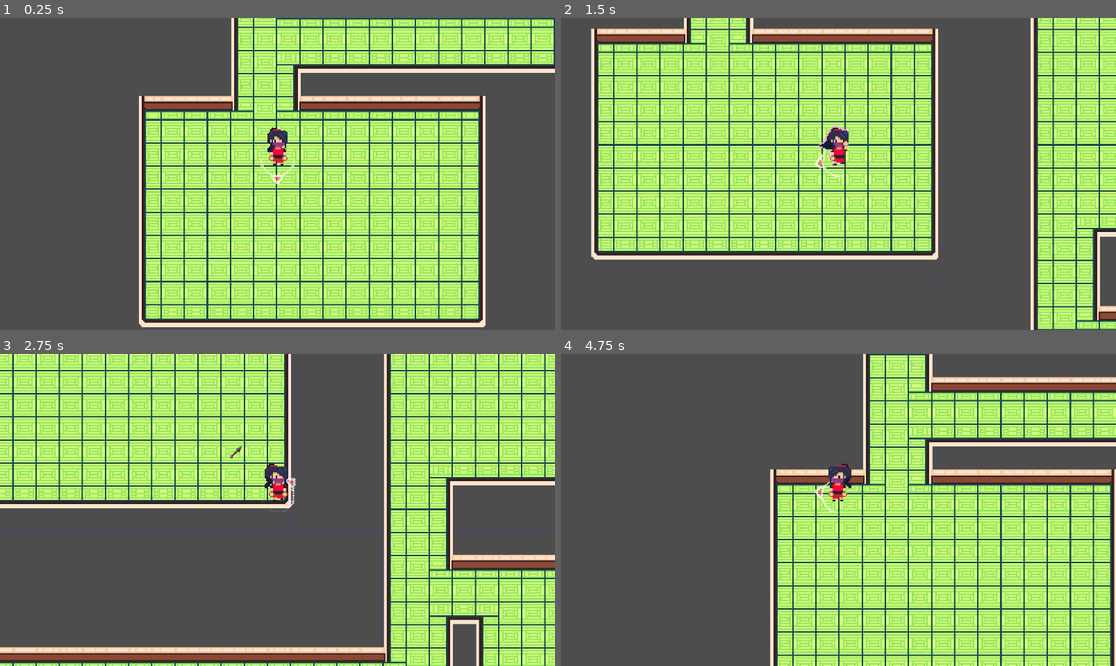
Above: before the commit, frames 1-4 (two rows, left to right).
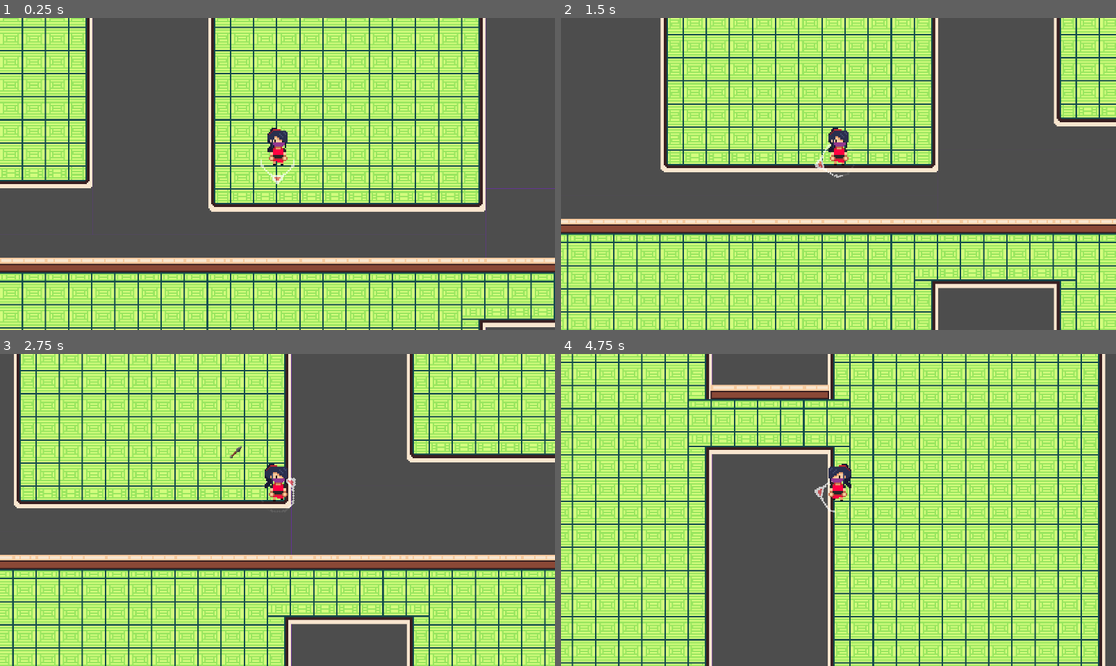
Above: after the commit, the same moments.

Repository: KumiSukka/Project-R
Game: Godot game, scene res://Scene/main.tscn
The game is run twice, just before and just after one commit, with the same random seed, the same clock (stepped at 60 frames per second) and the same inputs.
Inputs (mouse positions are in pixels of both pictures, inside the frame that each line leads up to):
- Up to frame 1 (0.25 s): no input
- Up to frame 2 (1.5 s): tap Enter at 0.5 s; move the mouse to (960, 158) at 0.52 s; press the mouse at (960, 158) at 0.53 s; hold D (right) 0.53-1.28 s; move the mouse to (727, 189) at 1.27 s; release the mouse at (727, 189) at 1.28 s; hold S (down) from 1.28 s (still down); tap Space (dash) at 1.35 s
- Up to frame 3 (2.75 s): move the mouse to (333, 441) at 2.02 s; release S (down) at 2.03 s; press the mouse at (333, 441) at 2.03 s; hold D (right) from 2.03 s (still down)
- Up to frame 4 (4.75 s): move the mouse to (810, 572) at 2.77 s; release D (right) at 2.78 s; release the mouse at (810, 572) at 2.78 s; hold W (up) 2.78-3.53 s; tap Space (dash) at 2.85, 4.35 s; move the mouse to (1005, 556) at 3.52 s; press the mouse at (1005, 556) at 3.53 s; hold A (left) from 3.53 s (still down); move the mouse to (672, 463) at 4.27 s; release the mouse at (672, 463) at 4.28 s

The runs differ from the first frame. In frame 1, 53% of the frame differs, in the area x 0-100%, y 0-100%; in frame 2, 67%; in frame 3, 38%; in frame 4, 79%.

Commit message:
spawnaa nyt eri spotteihin array objektit

Diff:
--- a/Prefab/spawner.tscn
+++ b/Prefab/spawner.tscn
@@ -4,7 +4,7 @@
 [ext_resource type="Script" path="res://Prefab/spawner.gd" id="1_xh0mt"]
 
 [sub_resource type="CircleShape2D" id="CircleShape2D_kjghe"]
-radius = 113.0
+radius = 51.0
 
 [node name="Spawner" type="Area2D"]
 collision_layer = 2
@@ -40,4 +40,5 @@
 
 [node name="SpawnPoint" type="Marker2D" parent="."]
 
+[connection signal="body_entered" from="." to="." method="_on_body_entered"]
 [connection signal="timeout" from="Timer" to="." method="_on_timer_timeout"]
--- a/Scene/EnemyManager.gd
+++ b/Scene/EnemyManager.gd
@@ -7,15 +7,10 @@
 @onready var tilemap = main
 
 
-
 func _ready():
 	spawncircles()
 	pass
 
-func _on_spawner_body_entered(body):
-	var spawned_enemy = karakaza_kozo.instantiate()
-	add_child(spawned_enemy)
-	pass
 
 func spawncircles():
 	for i in range(SpawnAmount):
--- a/Script/main.gd
+++ b/Script/main.gd
@@ -88,8 +88,8 @@
 
 func place_array_on_tile(array):
 	Random_Tile += tilemap.get_used_cells_by_id(0, 0, Vector2i(17, 13)) #get all ground tiles
-	var random_pos = Vector2i(Random_Tile.pick_random()) * 16
 	for i in array:
+		var random_pos = Vector2i(Random_Tile.pick_random()) * 16
 		i.position = random_pos #we place to random tile position using 17, 13 tile thats the regular ground tile
 	pass
 
